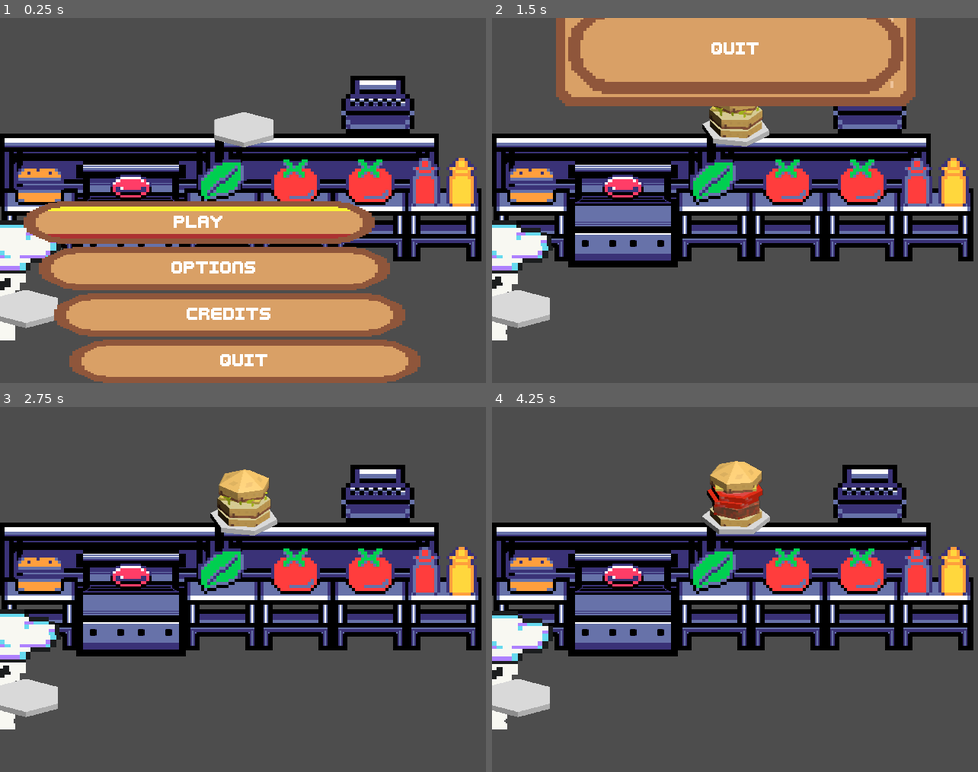
Above: before the commit, frames 1-4 (two rows, left to right).
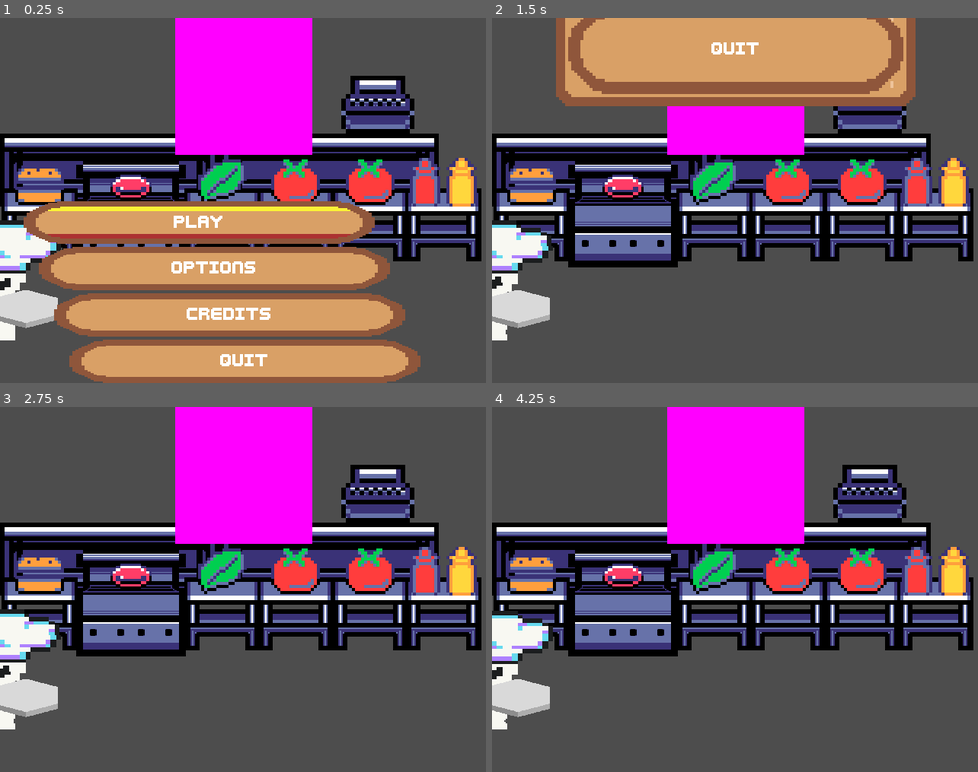
Above: after the commit, the same moments.

Repository: LettucePie/burgert
Game: Godot game, scene res://scenes/play.tscn
Same seed, same stepped clock (60 frames per second), same inputs: the game is played once before the commit and once after it.
Inputs:
- Up to frame 1 (0.25 s): no input
- Up to frame 2 (1.5 s): click "Play" at 0.5 s; tap Enter (menu) at 1.25 s; hold Right (right) from 1.28 s (still down); tap Z (confirm) at 1.35 s
- Up to frame 3 (2.75 s): release Right (right) at 2.03 s; hold Left (left) from 2.03 s (still down); tap Z (confirm) at 2.1 s
- Up to frame 4 (4.25 s): release Left (left) at 2.78 s; hold Right (right) 2.78-3.5 s; tap Z (confirm) at 2.85 s; click "Play" at 3.5 s

The runs differ from the first frame. In frame 1, 11% of the frame differs, in the area x 36-65%, y 0-38%; in frame 2, 3.8%; in frame 3, 11%; in frame 4, 11%.

Commit message:
added in order paper textures

Diff:
--- a/scenes/ui/hud.tscn
+++ b/scenes/ui/hud.tscn
@@ -1,11 +1,12 @@
-[gd_scene load_steps=5 format=3 uid="uid://b3715nb5f0qc3"]
+[gd_scene load_steps=6 format=3 uid="uid://b3715nb5f0qc3"]
 
 [ext_resource type="Theme" uid="uid://cwt3w4hm8o87b" path="res://assets/resources/ui/theme_a.tres" id="1_fvcjt"]
 [ext_resource type="PackedScene" uid="uid://d3ew6f33rvhla" path="res://scenes/game/burger_portal.tscn" id="2_32m8j"]
 [ext_resource type="Script" path="res://scenes/ui/hud.gd" id="2_c4wvn"]
+[ext_resource type="Texture2D" uid="uid://c16apfolphpkt" path="res://assets/sprites/ui/order-paper-center.png" id="4_t37td"]
 
 [sub_resource type="ViewportTexture" id="ViewportTexture_80asv"]
-viewport_path = NodePath("burger_portal")
+viewport_path = NodePath(".")
 
 [node name="hud" type="Control"]
 layout_mode = 3
@@ -29,3 +30,26 @@
 [node name="burger_portal" parent="." instance=ExtResource("2_32m8j")]
 size = Vector2i(180, 180)
 rotating_burger = true
+
+[node name="Control" type="Control" parent="."]
+visible = false
+texture_filter = 1
+layout_mode = 1
+anchors_preset = 15
+anchor_right = 1.0
+anchor_bottom = 1.0
+grow_horizontal = 2
+grow_vertical = 2
+
+[node name="TextureRect" type="TextureRect" parent="Control"]
+texture_filter = 1
+texture_repeat = 2
+layout_mode = 1
+anchors_preset = 15
+anchor_right = 1.0
+anchor_bottom = 1.0
+grow_horizontal = 2
+grow_vertical = 2
+texture = ExtResource("4_t37td")
+expand_mode = 4
+stretch_mode = 1
Binary file added: assets/sprites/ui/order-paper-bot1.png
Not shown, added: assets/sprites/ui/order-paper-bot1.png.import
Binary file added: assets/sprites/ui/order-paper-bot2.png
Not shown, added: assets/sprites/ui/order-paper-bot2.png.import
Binary file added: assets/sprites/ui/order-paper-center.png
Not shown, added: assets/sprites/ui/order-paper-center.png.import
Binary file added: assets/sprites/ui/order-paper-top1.png
Not shown, added: assets/sprites/ui/order-paper-top1.png.import
Binary file added: assets/sprites/ui/order-paper-top2.png
Not shown, added: assets/sprites/ui/order-paper-top2.png.import
Binary file added: assets/sprites/ui/order-paper.aseprite
Binary file added: assets/sprites/ui/order-paper.png
(and 1 more such lines)
